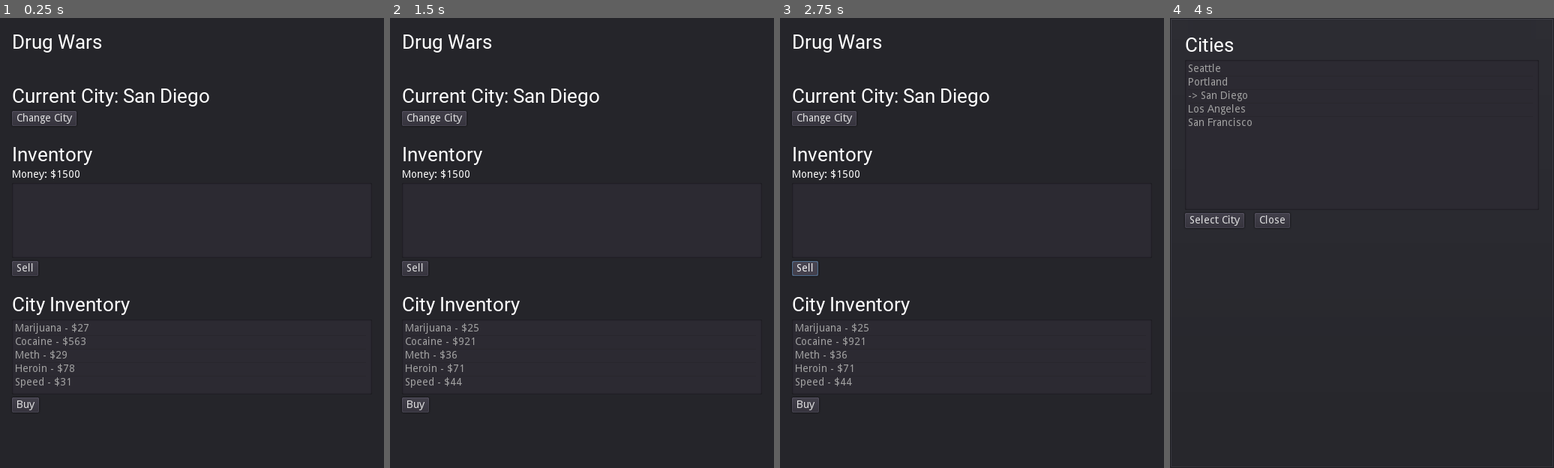
Above: before the commit, frames 1-4 (left to right).
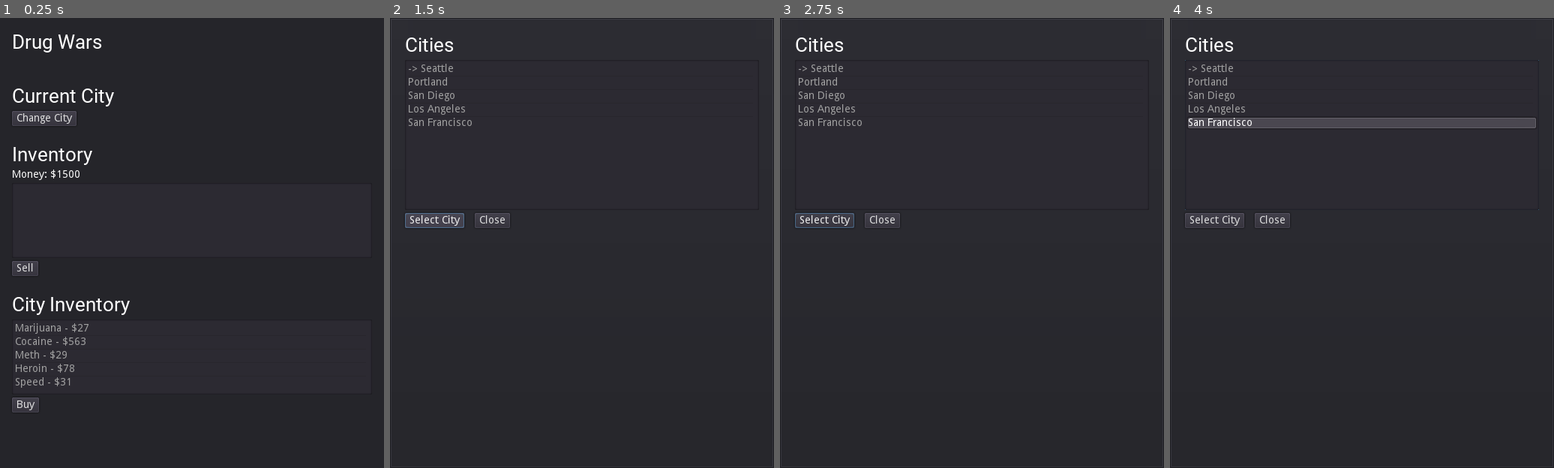
Above: after the commit, the same moments.

Repository: majormunky/GodotDrugWars
Game: Godot game, scene res://Main.tscn
Same seed, same stepped clock (60 frames per second), same inputs: the game is played once before the commit and once after it.
Inputs:
- Up to frame 1 (0.25 s): no input
- Up to frame 2 (1.5 s): click "Change City" at 0.5 s; click "Select City" at 1.25 s
- Up to frame 3 (2.75 s): click "Sell" at 2 s
- Up to frame 4 (4 s): click "Buy" at 2.75 s; click "Change City" at 3.5 s

The runs differ from the first frame. In frame 1, 0.3% of the frame differs, in the area x 29-55%, y 15-20%; in frame 2, 3.9%, in the area x 0-100%, y 0-88%; in frame 3, 3.7%; in frame 4, 2.4%.

Commit message:
Moved the city list and city choosing to its own scene

Diff:
--- a/Main.gd
+++ b/Main.gd
@@ -1,7 +1,5 @@
 extends Panel
 
-var cities = ["Seattle", "Portland", "San Diego", "Los Angeles", "San Francisco"]
-var current_city = 2
 onready var inventory_list = $VBoxContainer/InventoryList
 onready var money_label = $VBoxContainer/MoneyLabel
 onready var current_city_title = $VBoxContainer/CurrentCityTitle
@@ -29,28 +27,17 @@
 func _ready():
 	randomize()
 	add_child(buy_sell_dialog)
-	build_city_list()
-	city_chooser.find_node("CityList").select(current_city)
+	city_chooser.update_city_list()
 	money_label.text = "Money: $" + str(player_money)
 	inventory_list.clear()
-	update_current_city()
 	setup_drugs_for_city()
 
+	city_chooser.connect("go_to_city", self, "_on_new_city_selected")
 	buy_sell_dialog.connect("buy_drugs", self, "_on_BuySellDrugDialog_buy_drugs")
 
 
-func build_city_list():
-	var city_list = city_chooser.find_node("CityList")
-	city_list.clear()
-	var index = 0
-	for city in cities:
-		var city_title
-		if index == current_city:
-			city_title = "-> " + city
-		else:
-			city_title = city
-		city_list.add_item(city_title)
-		index += 1
+func _on_new_city_selected(new_city):
+	current_city_title.text = "Current City: " + new_city
 
 
 func generate_random_drugs():
@@ -61,7 +48,8 @@
 	return result
 
 func update_current_city():
-	current_city_title.text = "Current City: " + cities[current_city]
+	pass
+	# current_city_title.text = "Current City: " + cities[current_city]
 
 
 func setup_drugs_for_city():
@@ -91,10 +79,10 @@
 
 
 func _on_SelectCityButton_pressed():
-	current_city = city_chooser.find_node("CityList").get_selected_items()[0]
+	# current_city = city_chooser.find_node("CityList").get_selected_items()[0]
 	update_current_city()
 	setup_drugs_for_city()
-	build_city_list()
+
 	city_chooser.hide()
 
 
--- a/Main.tscn
+++ b/Main.tscn
@@ -1,8 +1,9 @@
-[gd_scene load_steps=4 format=2]
+[gd_scene load_steps=5 format=2]
 
 [ext_resource path="res://Main.gd" type="Script" id=1]
 [ext_resource path="res://Main.theme" type="Theme" id=2]
 [ext_resource path="res://scenes/BuySellDrugDialog.tscn" type="PackedScene" id=3]
+[ext_resource path="res://scenes/CityChooser.tscn" type="PackedScene" id=4]
 
 [node name="Main" type="Panel"]
 anchor_right = 1.0
@@ -124,66 +125,11 @@
 margin_bottom = 529.0
 fit_content_height = true
 
-[node name="CityChooser" type="PopupPanel" parent="."]
-anchor_right = 1.0
-anchor_bottom = 1.0
-
-[node name="MarginContainer" type="MarginContainer" parent="CityChooser"]
-anchor_right = 1.0
-anchor_bottom = 1.0
-margin_left = 4.0
-margin_top = 4.0
-margin_right = -4.0
-margin_bottom = -4.0
-custom_constants/margin_right = 16
-custom_constants/margin_top = 16
-custom_constants/margin_left = 16
-custom_constants/margin_bottom = 16
-
-[node name="VBoxContainer" type="VBoxContainer" parent="CityChooser/MarginContainer"]
-margin_left = 16.0
-margin_top = 16.0
-margin_right = 488.0
-margin_bottom = 576.0
-
-[node name="Label" type="Label" parent="CityChooser/MarginContainer/VBoxContainer"]
-margin_right = 480.0
-margin_bottom = 32.0
-theme = ExtResource( 2 )
-text = "Cities"
-__meta__ = {
-"_edit_use_anchors_": false
-}
-
-[node name="CityList" type="ItemList" parent="CityChooser/MarginContainer/VBoxContainer"]
-margin_top = 36.0
-margin_right = 480.0
-margin_bottom = 236.0
-rect_min_size = Vector2( 400, 200 )
-items = [ "Item 0", null, false, "Item 1", null, false, "Item 2", null, false ]
-
-[node name="HBoxContainer" type="HBoxContainer" parent="CityChooser/MarginContainer/VBoxContainer"]
-margin_top = 240.0
-margin_right = 480.0
-margin_bottom = 260.0
-custom_constants/separation = 14
-
-[node name="SelectCityButton" type="Button" parent="CityChooser/MarginContainer/VBoxContainer/HBoxContainer"]
-margin_right = 79.0
-margin_bottom = 20.0
-text = "Select City"
-
-[node name="CloseCityChooserButton" type="Button" parent="CityChooser/MarginContainer/VBoxContainer/HBoxContainer"]
-margin_left = 93.0
-margin_right = 140.0
-margin_bottom = 20.0
-text = "Close"
+[node name="CityChooser" parent="." instance=ExtResource( 4 )]
 
 [node name="BuySellDrugDialog" parent="." instance=ExtResource( 3 )]
 
 [connection signal="pressed" from="VBoxContainer/HBoxContainer/ChangeCityButton" to="." method="_on_ChangeCityButton_pressed"]
 [connection signal="pressed" from="VBoxContainer/HBoxContainer2/SellDrugButton" to="." method="_on_SellDrugButton_pressed"]
 [connection signal="pressed" from="VBoxContainer/HBoxContainer3/BuyDrugDialogButton" to="." method="_on_BuyDrugDialogButton_pressed"]
-[connection signal="pressed" from="CityChooser/MarginContainer/VBoxContainer/HBoxContainer/SelectCityButton" to="." method="_on_SelectCityButton_pressed"]
-[connection signal="pressed" from="CityChooser/MarginContainer/VBoxContainer/HBoxContainer/CloseCityChooserButton" to="." method="_on_CloseCityChooserButton_pressed"]
 [connection signal="buy_drugs" from="BuySellDrugDialog" to="." method="_on_BuySellDrugDialog_buy_drugs" binds= [ "", 0, 0 ]]
--- /dev/null
+++ b/scenes/CityChooser.gd
@@ -0,0 +1,37 @@
+extends PopupPanel
+
+
+onready var city_list = $MarginContainer/VBoxContainer/CityList
+
+signal go_to_city(city_name)
+
+var cities = ["Seattle", "Portland", "San Diego", "Los Angeles", "San Francisco"]
+var current_city = 0
+
+# Called when the node enters the scene tree for the first time.
+func _ready():
+	pass # Replace with function body.
+
+
+func update_city_list():
+	city_list.clear()
+	var index = 0
+	for city in cities:
+		var city_title
+		if index == current_city:
+			city_title = "-> " + city
+		else:
+			city_title = city
+		city_list.add_item(city_title)
+		index += 1
+
+
+func _on_SelectCityButton_pressed():
+	if city_list.is_anything_selected():
+		var city_name = city_list.get_item_text(city_list.get_selected_items()[0])
+		self.hide()
+		emit_signal("go_to_city", city_name)
+
+
+func _on_CloseCityChooserButton_pressed():
+	pass # Replace with function body.
--- /dev/null
+++ b/scenes/CityChooser.tscn
@@ -0,0 +1,63 @@
+[gd_scene load_steps=3 format=2]
+
+[ext_resource path="res://Main.theme" type="Theme" id=1]
+[ext_resource path="res://scenes/CityChooser.gd" type="Script" id=2]
+
+[node name="CityChooser" type="PopupPanel"]
+anchor_right = 1.0
+anchor_bottom = 1.0
+script = ExtResource( 2 )
+
+[node name="MarginContainer" type="MarginContainer" parent="."]
+anchor_right = 1.0
+anchor_bottom = 1.0
+margin_left = 4.0
+margin_top = 4.0
+margin_right = -4.0
+margin_bottom = -4.0
+custom_constants/margin_right = 16
+custom_constants/margin_top = 16
+custom_constants/margin_left = 16
+custom_constants/margin_bottom = 16
+
+[node name="VBoxContainer" type="VBoxContainer" parent="MarginContainer"]
+margin_left = 16.0
+margin_top = 16.0
+margin_right = 488.0
+margin_bottom = 576.0
+
+[node name="Label" type="Label" parent="MarginContainer/VBoxContainer"]
+margin_right = 480.0
+margin_bottom = 32.0
+theme = ExtResource( 1 )
+text = "Cities"
+__meta__ = {
+"_edit_use_anchors_": false
+}
+
+[node name="CityList" type="ItemList" parent="MarginContainer/VBoxContainer"]
+margin_top = 36.0
+margin_right = 480.0
+margin_bottom = 236.0
+rect_min_size = Vector2( 400, 200 )
+items = [ "Item 0", null, false, "Item 1", null, false, "Item 2", null, false ]
+
+[node name="HBoxContainer" type="HBoxContainer" parent="MarginContainer/VBoxContainer"]
+margin_top = 240.0
+margin_right = 480.0
+margin_bottom = 260.0
+custom_constants/separation = 14
+
+[node name="SelectCityButton" type="Button" parent="MarginContainer/VBoxContainer/HBoxContainer"]
+margin_right = 79.0
+margin_bottom = 20.0
+text = "Select City"
+
+[node name="CloseCityChooserButton" type="Button" parent="MarginContainer/VBoxContainer/HBoxContainer"]
+margin_left = 93.0
+margin_right = 140.0
+margin_bottom = 20.0
+text = "Close"
+
+[connection signal="pressed" from="MarginContainer/VBoxContainer/HBoxContainer/SelectCityButton" to="." method="_on_SelectCityButton_pressed"]
+[connection signal="pressed" from="MarginContainer/VBoxContainer/HBoxContainer/CloseCityChooserButton" to="." method="_on_CloseCityChooserButton_pressed"]
